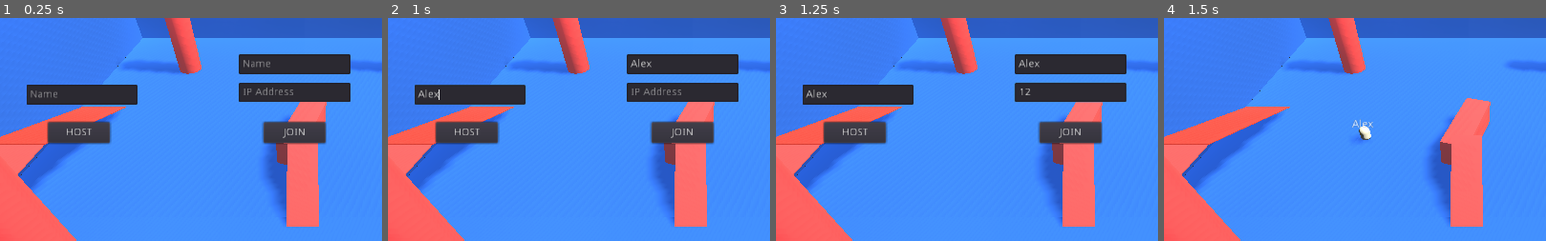
Above: before the commit, frames 1-4 (left to right).
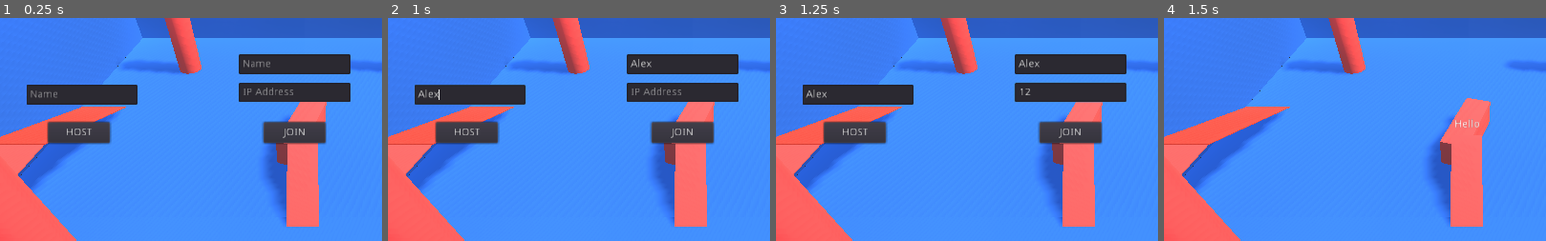
Above: after the commit, the same moments.

Repository: geocrusade/geocrusade
Game: Godot game, scene res://Main.tscn
Same seed, same stepped clock (60 frames per second), same inputs: the game is played once before the commit and once after it.
Inputs (mouse positions are % of the whole screen's width and height, from its top left):
- Up to frame 1 (0.25 s): no input
- Up to frame 2 (1 s): click (49, 25) at 0.52 s; type "Alex" at 0.6 s; click (21, 32) at 0.75 s; type "Alex" at 0.83 s; click (49, 32) at 0.98 s
- Up to frame 3 (1.25 s): type "12" at 1.07 s
- Up to frame 4 (1.5 s): click "HOST" at 1.25 s
The pictures show only the part of the screen within x 10-60%, y 15-65%; the shares and areas given below are measured in that part.

Frames 1-3 are identical in both runs. In frame 4, 0.4% of the frame differs, in the area x 49-83%, y 45-56%.
Error after the commit: Parse Error: The identifier "move" isn't declared in the current scope. (res://Player.gd:85)

Commit message:
peer update smoothing

Diff:
--- a/Player.gd
+++ b/Player.gd
@@ -2,34 +2,41 @@
 
 onready var player_network_id = int(self.name)
 
+const MS_PER_TICK = (1.0 / 60)
+const MS_PER_MOVE_BATCH = MS_PER_TICK * 20
+const PUPPET_UPDATE_QUEUE_SIZE = int(0.1 / MS_PER_TICK)
+
+var tick = 0
+
 # For master of player
-var move_request_window = []
-var move_request_count = 0
-var move_request_correction = { request_number = -1 }
-var last_corrected_move_request_number = -1
+var moves = []
+var move_corrections = []
 
-# For peer clients
-var puppet_direction = Vector3.ZERO
-var puppet_position = Vector3.ZERO
-var puppet_position_set = true
+# For peers
+var puppet_update_queue = []
+var puppet_ticks_since_update = 0
 
 # For server
-var last_move_request_number = -1
-var move_request = { number = -1 }
+var move_requests = []
 
-remote func request_move(direction, start_pos, number):
-	if get_tree().is_network_server() and get_network_master()  == get_tree().get_rpc_sender_id():
-		set_deferred("move_request", { direction = direction, start_pos = start_pos, number = number})
+remote func request_move(move, start_pos):
+	var master_id = get_network_master()
+	if get_tree().is_network_server() and master_id  == get_tree().get_rpc_sender_id():
+		move_requests.append({move = move, start_pos = start_pos })
 
-master func correct_move_request(start_pos, request_number):
+remote func correct_move(tick, start_pos):
 	if get_tree().get_rpc_sender_id() == 1:
-		set_deferred("move_request_correction", { start_pos = start_pos, request_number = request_number })
+		move_corrections.append({ tick = tick, start_pos = start_pos })
 
-remote func update_puppet(direction, position):
+puppet func update_puppet(direction, start_pos, tick):
 	if get_tree().get_rpc_sender_id() == 1:
-		set_deferred("puppet_direction", direction)
-		set_deferred("puppet_position_set", false)
-		set_deferred("puppet_position", position)
+		var new_update = { direction = direction, start_pos = start_pos, tick = tick }
+		var insert_index = puppet_update_queue.bsearch_custom(new_update, self, "_compare_puppet_update")
+		puppet_update_queue.insert(insert_index, new_update)
+
+
+func _compare_puppet_update(update_a, update_b):
+	return update_a.tick < update_b.tick
 
 func set_player_name(new_name):
 	get_node("PlayerName").set_text(new_name)
@@ -43,17 +50,16 @@
 	var master_id = get_network_master()
 	var current_pos = global_transform.origin
 	if is_server and not is_master:
-		if move_request.number != last_move_request_number:
-			last_move_request_number = move_request.number
-			if move_request.start_pos != current_pos:
-				rpc_unreliable_id(master_id, "correct_move_request", current_pos, move_request.number)
-
-		if move_request.has("direction"):
+		if move_requests.size() > 0:
+			var request = move_requests.pop_front()
 			for peer_id in get_tree().get_network_connected_peers():
 				if peer_id != master_id:
-					rpc_unreliable_id(peer_id, "update_puppet", move_request.direction, current_pos)
-			_move(move_request.direction, delta)
+					rpc_unreliable_id(peer_id, "update_puppet", request.move.direction, current_pos, tick)
 
+			if current_pos != request.start_pos:
+				rpc_unreliable_id(master_id, "correct_move", request.move.tick, current_pos)
+
+			_move(request.move.direction, delta)
 
 	elif is_master:
 		var direction = Vector3.ZERO
@@ -67,46 +73,48 @@
 		elif Input.is_action_pressed("Right"):
 			direction.x = -1
 
-		if is_server:
-			for peer_id in get_tree().get_network_connected_peers():
-				rpc_unreliable_id(peer_id, "update_puppet", direction, current_pos)
+		if not is_server:
+			while move_corrections.size() > 0:
+				var correction = move_corrections.pop_front()
+				if correction.tick < tick and correction.tick >= moves[0].tick:
+					var to_correct_index = correction.tick - moves[0].tick
+					global_transform.origin = correction.start_pos
+					for i in range(to_correct_index, moves.size()):
+						var m = moves[i]
+						_move(m.direction, m.delta)
+			rpc_unreliable_id(1, "request_move", move, current_pos)
 		else:
-			_correct_master_position(delta)
-			var request = { direction = direction, start_pos = current_pos, number = move_request_count }
-			rpc_unreliable_id(1, "request_move", direction, current_pos, move_request_count)
-			move_request_count += 1
-			move_request_window.append(request)
-			if move_request_window.size() > int(1.0 / delta):
-				move_request_window.pop_front()
+			rpc_unreliable("update_puppet", direction, current_pos)
 
 		_move(direction, delta)
+	else:
+		var queue_size = puppet_update_queue.size()
+		var next_exists = queue_size >= 2
+		var current_exists = queue_size > 0
+		if current_exists and not next_exists:
+			var current_update = puppet_update_queue[0]
+			if puppet_ticks_since_update == 0:
+				global_transform.origin = current_update.start_pos
+			_move(current_update.direction, delta)
+			# @TODO revisit this - currently players stop moving until next
+			puppet_ticks_since_update += 1
+		elif current_exists and next_exists:
+			var current_update = puppet_update_queue[0]
+			var next_update = puppet_update_queue[1]
+			var ticks_between = next_update.tick - current_update.tick
+			if ticks_between == 1:
+				puppet_update_queue.pop_front()
+				puppet_ticks_since_update = 0
+				global_transform.origin = current_update.start_pos
+				_move(current_update.direction, delta)
+			elif ticks_between > 1 and ticks_between > puppet_ticks_since_update:
+				global_transform.origin = current_update.start_pos.linear_interpolate(next_update.start_pos, float(puppet_ticks_since_update) / ticks_between)
+				puppet_ticks_since_update += 1
+			elif ticks_between > 1 and ticks_between <= puppet_ticks_since_update:
+				puppet_update_queue.pop_front()
+				puppet_ticks_since_update = 0
 
-	else:
-		if not puppet_position_set and current_pos != puppet_position:
-			puppet_position_set = true
-			global_transform.origin = puppet_position
-		_move(puppet_direction, delta)
-
-func _correct_master_position(delta):
-	var correction_number = move_request_correction.request_number
-	if correction_number != last_corrected_move_request_number and correction_number < move_request_count and correction_number >= move_request_window[0].number:
-		var corrected_request_index = correction_number - move_request_window[0].number
-		var corrected_request = move_request_window[corrected_request_index]
-		corrected_request.start_pos = move_request_correction.start_pos
-		move_request_window[corrected_request_index] = corrected_request
-		global_transform.origin = move_request_correction.start_pos
-		_move(corrected_request.direction, delta)
-		.force_update_transform()
-		for i in range(corrected_request_index+1, move_request_window.size()):
-			var r = move_request_window[i]
-			var new_start_pos = global_transform.origin
-			if new_start_pos != r.start_pos:
-				r.start_pos = new_start_pos
-				move_request_window[i] = r
-				_move(corrected_request.direction, delta)
-				.force_update_transform()
-			else:
-				break
+	tick += 1
 
 func _move(direction, delta):
 	var velocity = direction.normalized()
